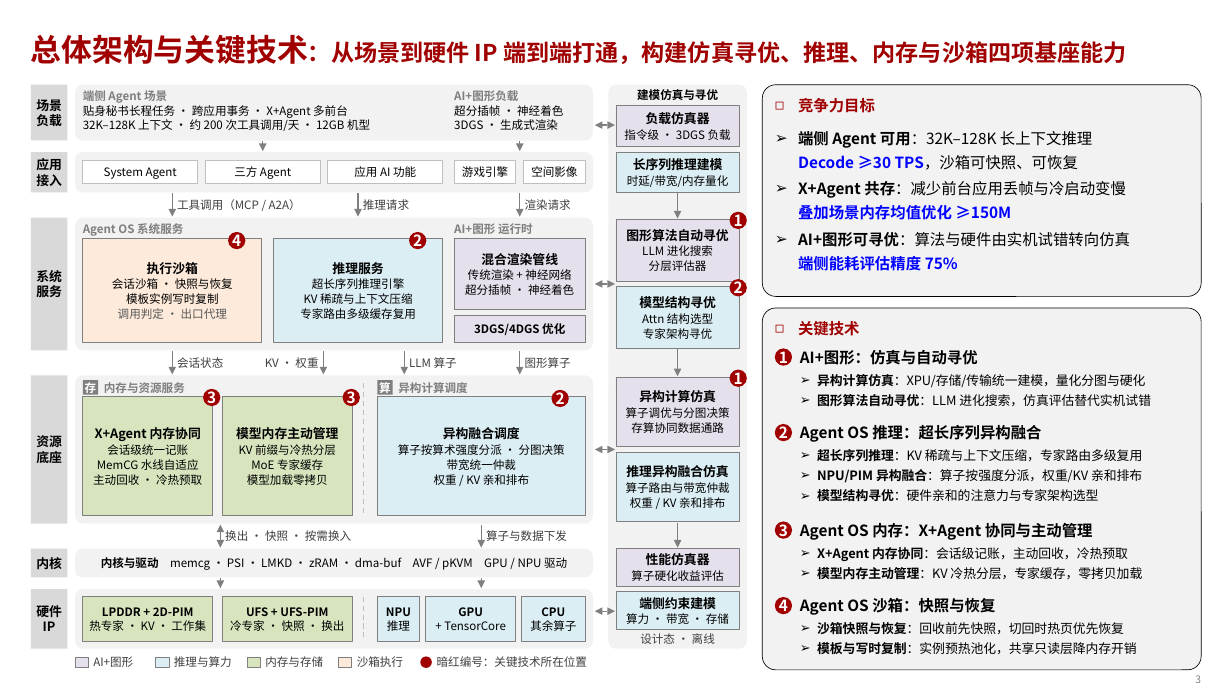
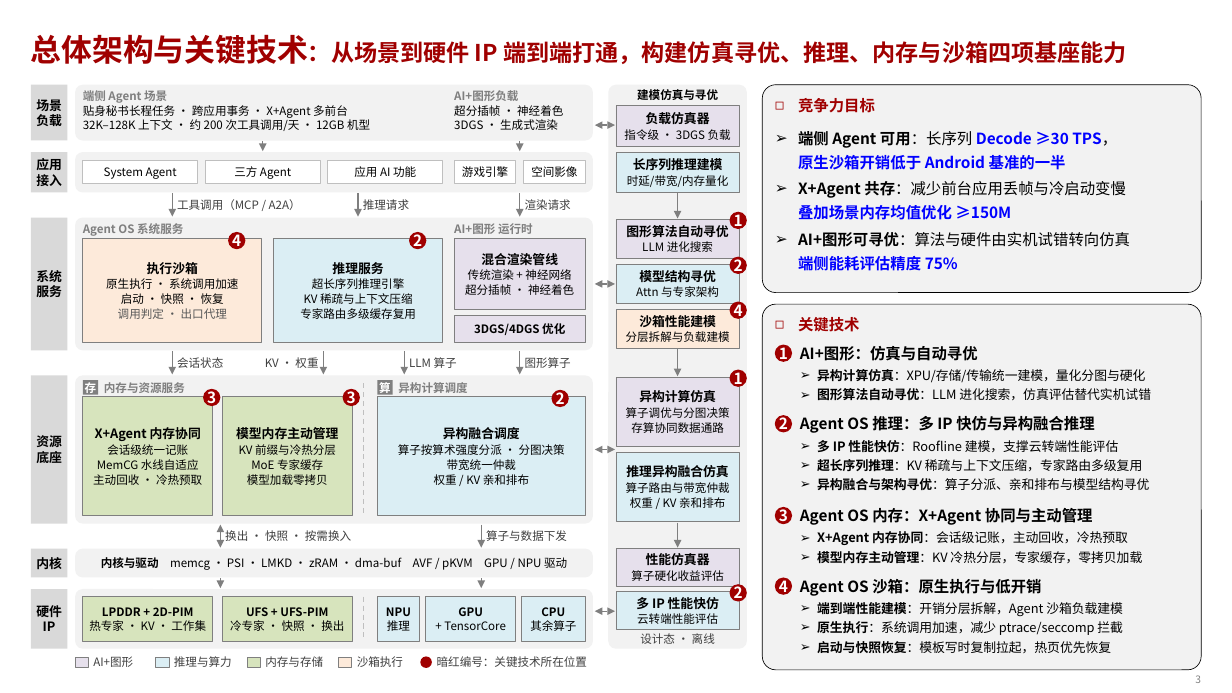
Before and after one commit to SiriusBHU/memory_system_architecture_summary, a slide deck: slide 3 of proposals/agentos-components/ppt/核心十页.pptx. Drawn at 1232x693 pixels with LibreOffice and Linux fonts; fonts in the diff are those of the drawing. Boxes give left, top, right and bottom in pixels: in the first picture for what was removed or moved away, otherwise in the second. Text is boxed around its words. In the diff, an @@ line names an element or a change of style, - is before the commit and + after.

```diff
--- a/proposals/agentos-components/ppt/核心十页.pptx
+++ b/proposals/agentos-components/ppt/核心十页.pptx
@@ rounded rectangle: place and size @@
-rounded rectangle at box(762, 85, 1202, 297)
+rounded rectangle at box(762, 85, 1202, 293)
@@ rounded rectangle at box(762, 85, 1202, 293): proportions changed @@
@@ text at box(798, 128, 1117, 170): text changed; text colour #000000 to #0000FF; bold on @@
-➢ 端侧 Agent 可用：32K–128K 长上下文推理
-  Decode ≥30 TPS，沙箱可快照、可恢复
+➢ 端侧 Agent 可用：长序列 Decode ≥30 TPS，
+  原生沙箱开销低于 Android 基准的一半
@@ rectangle "图形算法自动寻优": place and size @@
-rectangle "图形算法自动寻优" at box(616, 220, 739, 282)
+rectangle "图形算法自动寻优" at box(616, 220, 739, 259)
@@ rectangle "模型结构寻优": place and size @@
-rectangle "模型结构寻优" at box(616, 287, 739, 348)
+rectangle "模型结构寻优" at box(616, 264, 739, 303)
@@ text in rectangle at box(649, 260, 707, 271): paragraph removed @@
-分层评估器
@@ ellipse "2": place and size @@
-ellipse "2" at box(730, 279, 748, 297)
+ellipse "2" at box(730, 257, 748, 274)
@@ text in rectangle at box(106, 278, 238, 304): text changed @@
-会话沙箱 · 快照与恢复
-模板实例写时复制
+原生执行 · 系统调用加速
+启动 · 快照 · 恢复
@@ text in rectangle at box(636, 286, 719, 297): text changed @@
-Attn 结构选型
-专家架构寻优
+Attn 与专家架构
@@ rectangle added at box(616, 310, 739, 348), fill #FDEADA, outline #7F7F7F 0.75 pt, 9 pt, text #000000 @@
+沙箱性能建模
+分层拆解与负载建模
@@ ellipse added at box(730, 301, 748, 319), fill #A00000, 12 pt, text #FFFFFF, bold @@
+4
@@ rounded rectangle: place and size @@
-rounded rectangle at box(762, 308, 1202, 670)
+rounded rectangle at box(762, 304, 1202, 670)
@@ 2 texts, 1 ellipse: place and size @@
-2 texts, 1 ellipse at box(775, 321, 978, 366)
+2 texts, 1 ellipse at box(775, 317, 978, 362)
@@ text "异构计算仿真：XPU/存储/传输统一建模，量化分图与硬化" at box(817, 369, 1151, 400): line spacing 1.3 to 1.25 @@
@@ ellipse "2": place and size @@
-ellipse "2" at box(775, 424, 793, 442)
+ellipse "2" at box(775, 415, 793, 433)
@@ text at box(800, 416, 1094, 433): text changed @@
-Agent OS 推理：超长序列异构融合
+Agent OS 推理：多 IP 快仿与异构融合推理
@@ text "多 IP 性能快仿：Roofline 建模，支撑云转端性能评估": place and size @@
-text "多 IP 性能快仿：Roofline 建模，支撑云转端性能评估" at box(817, 449, 1142, 501)
+text "多 IP 性能快仿：Roofline 建模，支撑云转端性能评估" at box(817, 440, 1149, 491)
@@ text at box(817, 440, 1118, 452): paragraph added @@
+➢ 多 IP 性能快仿：Roofline 建模，支撑云转端性能评估
@@ text at box(817, 478, 1149, 491): text changed @@
-➢ NPU/PIM 异构融合：算子按强度分派，权重/KV 亲和排布
-➢ 模型结构寻优：硬件亲和的注意力与专家架构选型
+➢ 异构融合与架构寻优：算子分派、亲和排布与模型结构寻优
@@ text at box(817, 459, 1142, 472): line spacing 1.3 to 1.25 @@
@@ text "X+Agent 内存协同：会话级记账，主动回收，冷热预取" at box(817, 531, 1142, 564): line spacing 1.3 to 1.25 @@
@@ 2 texts, 1 ellipse: place and size @@
-2 texts, 1 ellipse at box(775, 521, 1142, 580)
+2 texts, 1 ellipse at box(775, 507, 1142, 564)
@@ text in rectangle at box(636, 597, 719, 624): text changed; size 9 to 10 pt; bold on @@
-端侧约束建模
-算力 · 带宽 · 存储
+多 IP 性能快仿
+云转端性能评估
@@ ellipse added at box(730, 584, 748, 602), fill #A00000, 12 pt, text #FFFFFF, bold @@
+2
@@ ellipse "4": place and size @@
-ellipse "4" at box(775, 597, 793, 615)
+ellipse "4" at box(775, 578, 793, 595)
@@ text at box(800, 579, 1041, 596): text changed @@
-Agent OS 沙箱：快照与恢复
+Agent OS 沙箱：原生执行与低开销
@@ text at box(817, 602, 1123, 653): text changed @@
-➢ 沙箱快照与恢复：回收前先快照，切回时热页优先恢复
-➢ 模板与写时复制：实例预热池化，共享只读层降内存开销
+➢ 端到端性能建模：开销分层拆解，Agent 沙箱负载建模
+➢ 原生执行：系统调用加速，减少 ptrace/seccomp 拦截
+➢ 启动与快照恢复：模板写时复制拉起，热页优先恢复
```
Also in this commit, not shown: 2 other slides changed, 7 other files.
